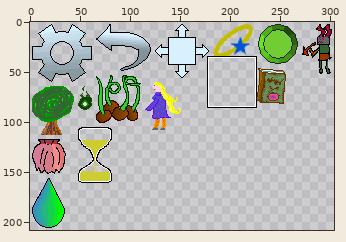
A sprite sheet gets an edit: static/assets/common/items.png. The first picture is a wide view before the edit; the outline marks the close-up.
Close-up. Before the edit:
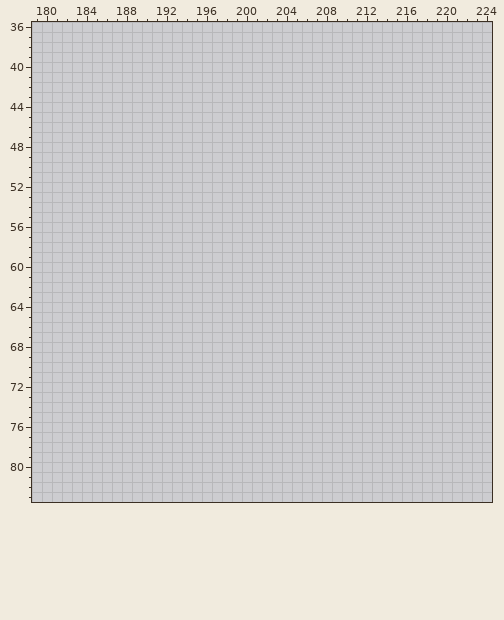
The file is 304x169 pixels. Pixels under 10% opacity are left out. Colours within 5 levels of each other are drawn and written as one. Shown: x 179..224, y 36..83. The old version is drawn lined up with the new one.
Now the later version:
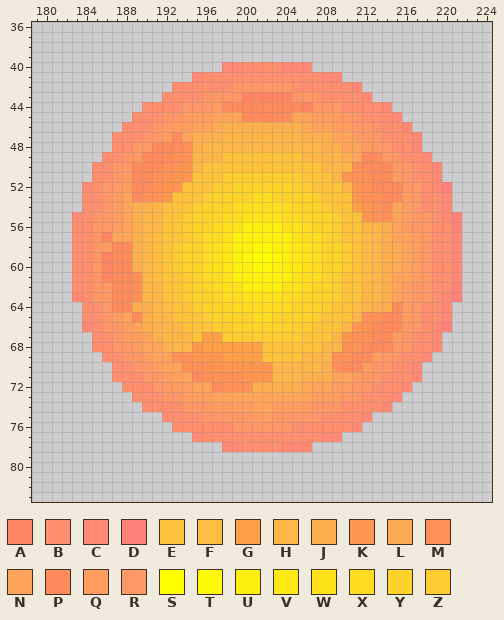
Palette (. is transparent): A #ff8462  B #ff8f6f  C #ff8975  D #ff837b  E #ffc33b  F #ffbc42  G #ff9f46  H #ffb648  J #ffb04e  K #ff9650  L #ffaa54  M #ff9056  N #ffa45a  P #ff8a5c  Q #ff9d61  R #ff9767  S #ffff00  T #fff806  U #ffef0f  V #ffe816  W #ffe21c  X #ffdc22  Y #ffd42a  Z #ffcc32
Commit message: add creature legs animation
Edits made:
canvas 304x169 -> 304x208; drawings rearranged on the sheet (the old picture shows each at its new place)
y 40: x 198..206 ......... -> CCBBBBCCC
y 41: x 195..209 ............... -> CBBBBBBBBBBBBCC
y 42: x 193..211 ................... -> BBBBBBRRRRRRBBBBBBC
y 43: x 192..212 ..................... -> BBBBRRRRAAAAARRRBBBBC
y 44: x 190..214 ......................... -> BBBBRRRQPPPPPPPPARRRBBBBC
y 45: x 189..215 ........................... -> BBBRRQQQNNNPPPPPNNQQQRRBBBC
y 46: x 188..216 ............................. -> BBBRRQQNNLJJJJJJJJLNNQQRRBBBC
y 47: x 187..217 ............................... -> BBBRRQPNJJJHHHHHHHHJJJNNQRRBBBC
y 48: x 187..217 ............................... -> BBRRPPPMJHHHHHHHHHHHHJJNNQRRBBC
y 49: x 186..218 ................................. -> BBRRPPPMMHHHEEEEEEEEHHHHJNPPRRBBC
y 50: x 185..219 ................................... -> BBRRPPPMMKHEEEEEEEEEEEEHHHMPPPRRBBC
y 51: x 185..219 ................................... -> BBRQPPMMKKEEEZZZZZZZZEEEHKMMPPQRBBC
y 52: x 184..220 ..................................... -> CBRRQPPMKKEEEZZYYYYYYZZEEEHKMPPPRRBCD
y 53: x 184..220 ..................................... -> BBRQNPMMKEEEZYYYYXXYYYYZEEEKMMPPQRBBC
y 54: x 184..220 ..................................... -> BBRQNJJHFEEZYYYXXXXXXYYYZEEGKMPNQRBBC
y 55: x 183..221 ....................................... -> CBRRQNJHHEEZYYYXXWWWWXXYYYZEEKMMNQRRBCD
y 56: x 183..221 ....................................... -> BBRRQNJHHEEZYYXWWUUUUWWXYYZEEHHJNQRRBBD
y 57: x 183..221 ....................................... -> BBRANNJHFEEZYXXWUUUUUUWXXYZEEFHJNNQRBBC
y 58: x 183..221 ....................................... -> BBRQPPJHFEZYYXWVUUTTUUVWXYYZEFHJLNQRBBC
y 59: x 183..221 ....................................... -> BBRAPPJHFEZYYXWVUTSSTUVWXYYZEFHJLNQRBBC
y 60: x 183..221 ....................................... -> BBRAPPJHFEZYYXWVUUTTUUVWXYYZEFHJLNQRBBC
y 61: x 183..221 ....................................... -> BBRAPPMHFEEZYXXWUUUUUUWXXYZEEFHJNNQRBBC
y 62: x 183..221 ....................................... -> BBRRPPMHHEEZYYXWWUUUUWWXYYZEEHHJNQRRBBD
y 63: x 183..221 ....................................... -> CBRRPPMHHEEZYYYXXWWWWXXYYYZEEHHJNQRRBCD
y 64: x 184..220 ..................................... -> BBRPPJJHFEEZYYYXXXXXXYYYZEEFHJJPQRBBC
y 65: x 184..220 ..................................... -> BBRQNPJHHEEEZYYYYXXYYYYZEEEHMMPPQRBBC
y 66: x 184..220 ..................................... -> CBRRQNJJHHEEEZZYYYYYYZZEEEHKMPPPRRBCD
y 67: x 185..219 ................................... -> BBRQQNJHHHEGGZZZZZZZZEEEHKMMPPQRBBC
y 68: x 185..219 ................................... -> BBRRQNNJHHKGGGGGGEEEEEEHHMMPPPRRBBC
y 69: x 186..218 ................................. -> BBRRQNNMMKKKGGGGEEEEHHHMMPPQRRBBC
y 70: x 187..217 ............................... -> BBRRQNNMMMKKKKKKHHHHHJMPPQRRBBC
y 71: x 187..217 ............................... -> BBBRRQNNPMMMMKKKHHHJJJNNQRRBBBC
y 72: x 188..216 ............................. -> BBBRRQQNNPMMMJJJJJLNNQQRRBBBC
y 73: x 189..215 ........................... -> BBBRRQQQNNNNNNNNNNQQQRRBBBC
y 74: x 190..214 ......................... -> BBBBRRRQQQQNNQQQQRRRBBBBC
y 75: x 192..212 ..................... -> BBBBRRRRRQQRRRRRBBBBC
y 76: x 193..211 ................... -> BBBBBBRRRRRRBBBBBBC
y 77: x 195..209 ............... -> CBBBBBBBBBBBBCC
y 78: x 198..206 ......... -> CCBBBBCCC
